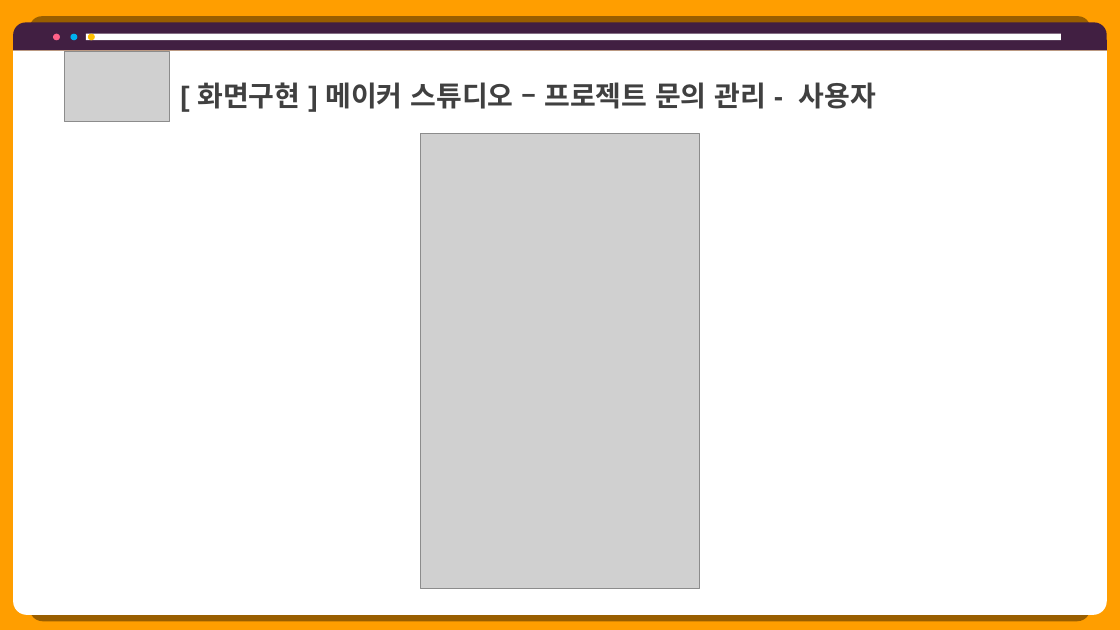
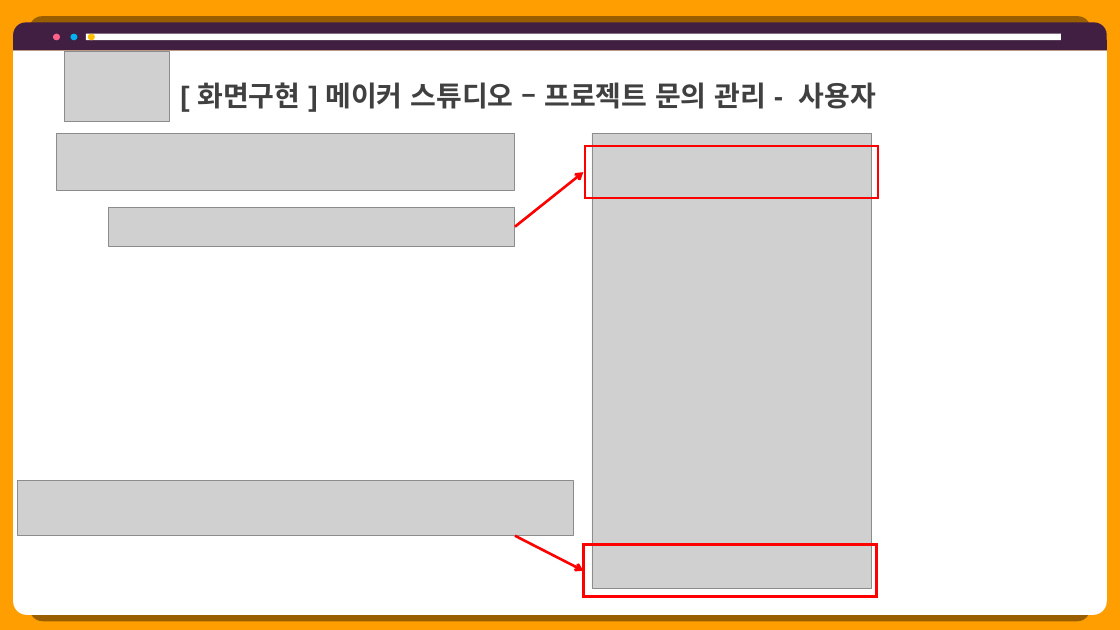
Before and after one commit to hhsw07/ezen-academy-projects, a slide deck: slide 40 of 0 발표용 파워포인트/project06 - 파워포인트 종합 - 현태.pptx. Drawn at 1120x630 pixels with LibreOffice and Linux fonts; fonts in the diff are those of the drawing; grey boxes stand for pictures. Boxes give left, top, right and bottom in pixels: in the first picture for what was removed or moved away, otherwise in the second. Text is boxed around its words. In the diff, an @@ line names an element or a change of style, - is before the commit and + after.

```diff
--- a/0 발표용 파워포인트/project06 - 파워포인트 종합 - 현태.pptx
+++ b/0 발표용 파워포인트/project06 - 파워포인트 종합 - 현태.pptx
@@ picture added at <box>56,134,515,191</box> @@
@@ rectangle added at <box>585,146,878,198</box>, outline #FF0000 2.25 pt @@
@@ picture: place and size @@
-picture at <box>421,134,700,589</box>
+picture at <box>592,134,871,589</box>
@@ arrow added from (515, 227) to (583, 172), #FF0000 2.25 pt @@
@@ picture added at <box>108,207,515,246</box> @@
@@ picture added at <box>18,481,573,536</box> @@
@@ arrow added from (515, 536) to (583, 571), #FF0000 2.25 pt @@
@@ rectangle added at <box>583,544,876,597</box>, outline #FF0000 2.25 pt @@
```
Also in this commit, not shown: 3 other slides changed, 2 other files.
